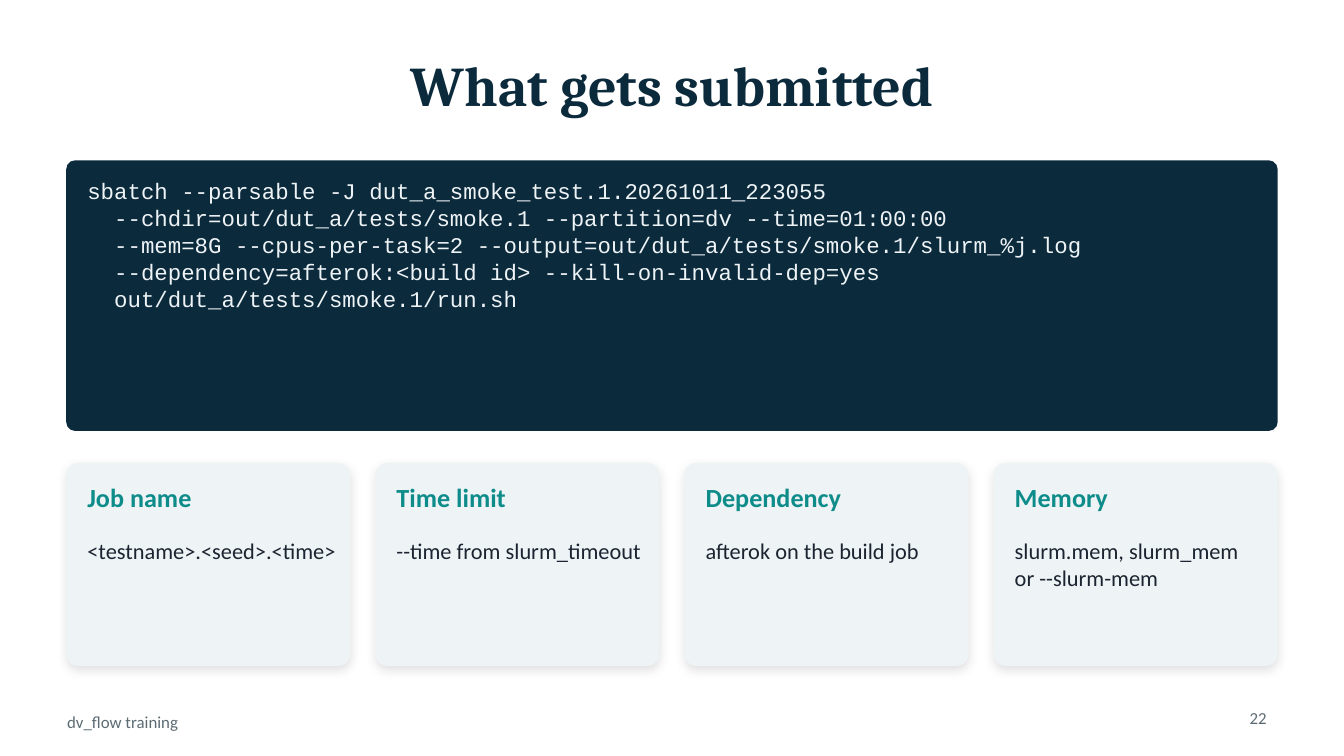
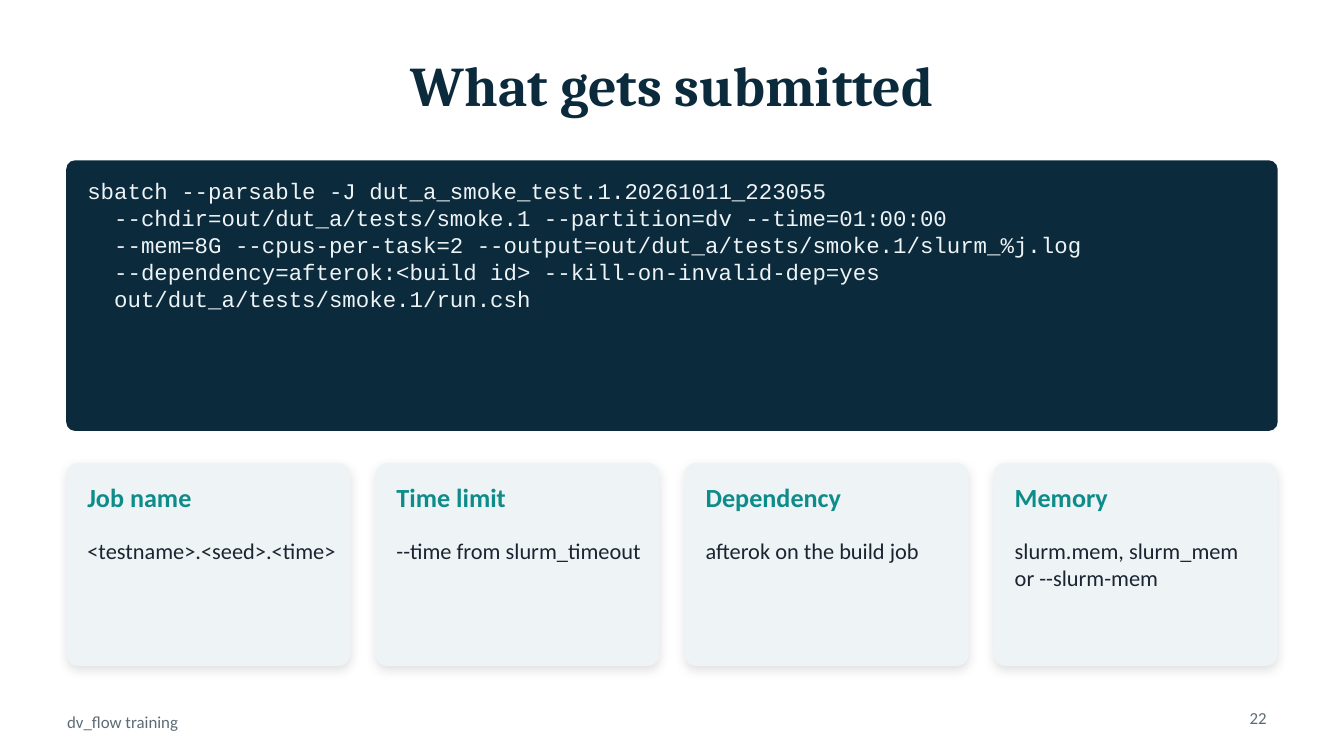
Before and after one commit to briskchip/dv_flow, a slide deck: slide 22 of doc/dv_flow_training.pptx. Drawn at 1344x756 pixels with LibreOffice and Linux fonts; fonts in the diff are those of the drawing. Boxes give left, top, right and bottom in pixels: in the first picture for what was removed or moved away, otherwise in the second. Text is boxed around its words. In the diff, an @@ line names an element or a change of style, - is before the commit and + after.

```diff
--- a/doc/dv_flow_training.pptx
+++ b/doc/dv_flow_training.pptx
@@ text at bbox=[114, 291, 530, 310]: text changed @@
-out/dut_a/tests/smoke.1/run.sh
+out/dut_a/tests/smoke.1/run.csh
```
Also in this commit, not shown: 6 other slides changed, 12 other files.
